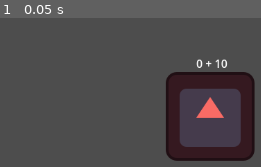
Above: before the commit, frame 1.
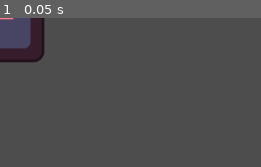
Above: after the commit, the same moment.

Repository: Fatbonks/quiz-game
Game: Godot game, scene res://enemy.tscn
Two runs of this game, one before a commit and one after it. Both use one fixed random seed, a clock stepped at 60 frames per second and the inputs below. This scene is started directly instead of the project's main scene. The engine's default icon, where the game draws it, is replaced by a stand-in: a white triangle on a blue panel in a dark square.
Inputs:
- Up to frame 1 (0.05 s): no input

The runs differ from the first frame. In frame 1, 15% of the frame differs, in the area x 0-98%, y 0-96%.

Commit message:
added global
can now find player

Diff:
--- /dev/null
+++ b/Global.gd
@@ -0,0 +1,3 @@
+extends Node
+
+signal player_pos(pos)
--- /dev/null
+++ b/enemy.gd
@@ -0,0 +1,6 @@
+extends Node2D
+
+var player_position: Vector2
+
+func _physics_process(delta):
+	global_position.move_toward(player_position, 0.3)
--- a/enemy.tscn
+++ b/enemy.tscn
@@ -1,47 +1,14 @@
 [gd_scene load_steps=4 format=3 uid="uid://uk4pb7ln3j3"]
 
+[ext_resource type="Script" path="res://enemy.gd" id="1_7hxbw"]
 [ext_resource type="Texture2D" uid="uid://dhvw3ru8ijal" path="res://icon.svg" id="1_d1n2y"]
-[ext_resource type="Script" path="res://enemyAi.gd" id="2_3uh3w"]
+[ext_resource type="PackedScene" uid="uid://ccdmce3einbpq" path="res://enemy_ai.tscn" id="2_60uam"]
 
-[sub_resource type="RectangleShape2D" id="RectangleShape2D_oqnmi"]
-size = Vector2(110, 109)
-
-[node name="enemy" type="CharacterBody2D"]
-position = Vector2(303, 142)
+[node name="enemy" type="Node2D"]
+script = ExtResource("1_7hxbw")
 
 [node name="Sprite2D" type="Sprite2D" parent="."]
-modulate = Color(0.976471, 0.419608, 0.396078, 1)
+modulate = Color(1, 0.482353, 0.521569, 1)
 texture = ExtResource("1_d1n2y")
 
-[node name="CollisionShape2D" type="CollisionShape2D" parent="."]
-position = Vector2(-1, -0.5)
-shape = SubResource("RectangleShape2D_oqnmi")
-
-[node name="enemyAi" type="Node2D" parent="." node_paths=PackedStringArray("text")]
-script = ExtResource("2_3uh3w")
-text = NodePath("Control/Label")
-
-[node name="Control" type="Control" parent="enemyAi"]
-layout_mode = 3
-anchors_preset = 0
-offset_left = -51.0
-offset_top = -85.0
-offset_right = 55.0
-offset_bottom = -65.0
-metadata/_edit_use_anchors_ = true
-
-[node name="Label" type="Label" parent="enemyAi/Control"]
-layout_mode = 1
-anchors_preset = 8
-anchor_left = 0.5
-anchor_top = 0.5
-anchor_right = 0.5
-anchor_bottom = 0.5
-offset_left = -20.0
-offset_top = -13.0
-offset_right = 20.0
-offset_bottom = 13.0
-grow_horizontal = 2
-grow_vertical = 2
-text = "test"
-metadata/_edit_use_anchors_ = true
+[node name="enemyAi" parent="." instance=ExtResource("2_60uam")]
--- a/enemyAi.gd
+++ b/enemyAi.gd
@@ -1,22 +1,23 @@
 extends Node2D
 
-var enemy_num: int
 @export var text: Label
 var lis = []
-
+var enemy_num: int
 func _ready():
 	randomize()
-	enemy_num = 10
+	enemy_num = 54
 	var cons_num = 1
-	for e in range(enemy_num + 1):
-		for i in range(enemy_num + 1):
+	for e in range(100):
+		for i in range(100):
 			var num = e + i
 			if num == enemy_num:
 				cons_num += 1
 				var j = str(e, " + ", i)
 				lis.insert(0, j)
 
-	print(cons_num)
-	print(lis)
+	text.text = lis.pick_random()
+	Global.connect("player_pos", player_position)
 
-	text.text = lis.pick_random()
+
+func player_position(pos):
+	pass
--- /dev/null
+++ b/enemy_ai.tscn
@@ -0,0 +1,32 @@
+[gd_scene load_steps=2 format=3 uid="uid://ccdmce3einbpq"]
+
+[ext_resource type="Script" path="res://enemyAi.gd" id="1_mso11"]
+
+[node name="enemyAi" type="Node2D" node_paths=PackedStringArray("text")]
+script = ExtResource("1_mso11")
+text = NodePath("Control/Label")
+
+[node name="Control" type="Control" parent="."]
+layout_mode = 3
+anchors_preset = 0
+offset_left = -51.0
+offset_top = -85.0
+offset_right = 55.0
+offset_bottom = -65.0
+metadata/_edit_use_anchors_ = true
+
+[node name="Label" type="Label" parent="Control"]
+layout_mode = 1
+anchors_preset = 8
+anchor_left = 0.5
+anchor_top = 0.5
+anchor_right = 0.5
+anchor_bottom = 0.5
+offset_left = -20.0
+offset_top = -13.0
+offset_right = 20.0
+offset_bottom = 13.0
+grow_horizontal = 2
+grow_vertical = 2
+text = "test"
+metadata/_edit_use_anchors_ = true
--- /dev/null
+++ b/player.tscn
@@ -0,0 +1,17 @@
+[gd_scene load_steps=4 format=3 uid="uid://3lmoop5ba7xg"]
+
+[ext_resource type="Script" path="res://Player.gd" id="1_cgp5r"]
+[ext_resource type="Texture2D" uid="uid://dhvw3ru8ijal" path="res://icon.svg" id="2_0c06l"]
+
+[sub_resource type="RectangleShape2D" id="RectangleShape2D_dktov"]
+size = Vector2(104, 111)
+
+[node name="Player" type="CharacterBody2D"]
+script = ExtResource("1_cgp5r")
+
+[node name="Sprite2D" type="Sprite2D" parent="."]
+texture = ExtResource("2_0c06l")
+
+[node name="CollisionShape2D" type="CollisionShape2D" parent="."]
+position = Vector2(2, 1.5)
+shape = SubResource("RectangleShape2D_dktov")
--- a/project.godot
+++ b/project.godot
@@ -14,6 +14,10 @@
 run/main_scene="res://world.tscn"
 config/features=PackedStringArray("4.1", "GL Compatibility")
 config/icon="res://icon.svg"
+
+[autoload]
+
+Global="*res://Global.gd"
 
 [input]
 
--- a/world.tscn
+++ b/world.tscn
@@ -1,20 +1,8 @@
-[gd_scene load_steps=4 format=3 uid="uid://d2jidtf4nbafu"]
+[gd_scene load_steps=2 format=3 uid="uid://d2jidtf4nbafu"]
 
-[ext_resource type="Texture2D" uid="uid://dhvw3ru8ijal" path="res://icon.svg" id="1_34xxm"]
-[ext_resource type="Script" path="res://Player.gd" id="1_jug32"]
-
-[sub_resource type="RectangleShape2D" id="RectangleShape2D_dktov"]
-size = Vector2(104, 111)
+[ext_resource type="PackedScene" uid="uid://3lmoop5ba7xg" path="res://player.tscn" id="1_0n13y"]
 
 [node name="world" type="Node2D"]
 position = Vector2(464, 260)
 
-[node name="Player" type="CharacterBody2D" parent="."]
-script = ExtResource("1_jug32")
-
-[node name="Sprite2D" type="Sprite2D" parent="Player"]
-texture = ExtResource("1_34xxm")
-
-[node name="CollisionShape2D" type="CollisionShape2D" parent="Player"]
-position = Vector2(2, 1.5)
-shape = SubResource("RectangleShape2D_dktov")
+[node name="Player" parent="." instance=ExtResource("1_0n13y")]
